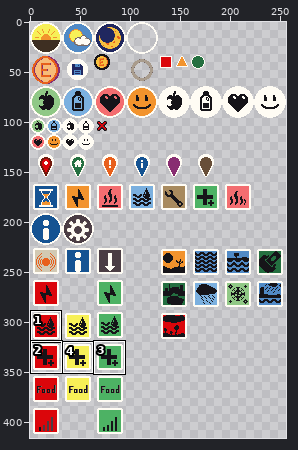
Pixel-art file -- godot/assets/GUI/icons/icons.aseprite. Above: a wide view before the commit, with the close-up outlined.
Close-up. Before the edit:
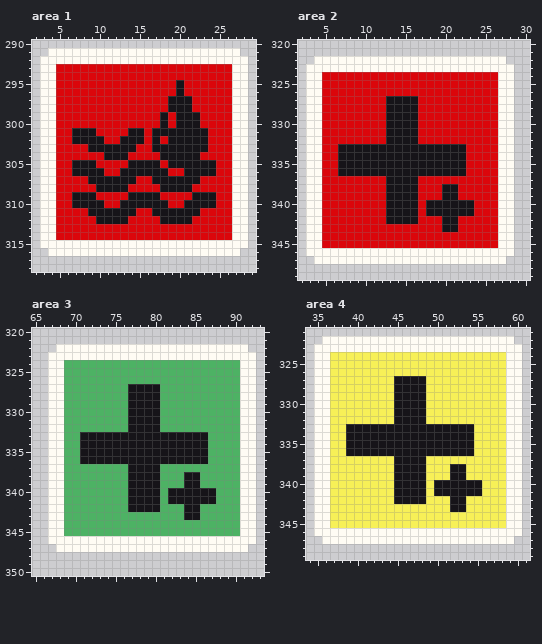
256x416 pixels, 1 frame. Shown: area 1: x 2..29, y 290..318; area 2: x 2..30, y 320..349; area 3: x 65..93, y 320..350; area 4: x 34..61, y 321..349. The commit also changed other parts of the picture, which this record leaves out.
Once edited:
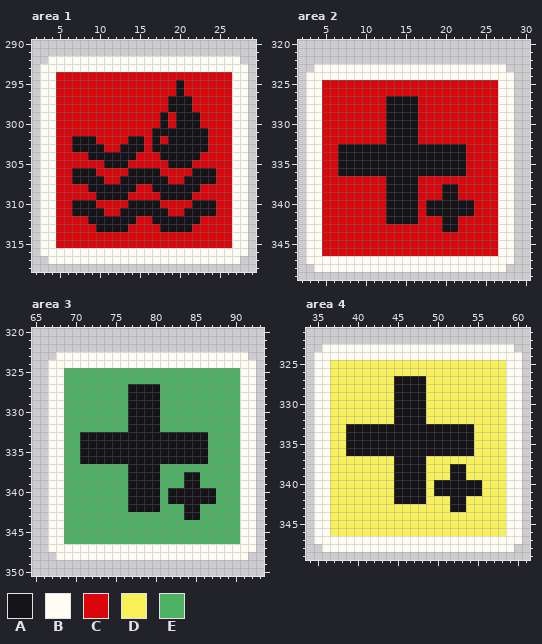
Palette (. is transparent): A #161419  B #fffcf4  C #db060b  D #f7f057  E #4db264
Changes in this commit:
Changed rows in their new state; - is an unchanged pixel.
Area 1, layer "BG":
first column x 3:
291 -........................-
292 .------------------------.
293 --BBBBBBBBBBBBBBBBBBBBBB--
first column x 3:
301 ----CCC----CC-------------
302 -------C--C---------------
303 ----AA--CC--A-------------
304 ------AA---A--------------
305 ----CCC-AAACCCC----CCC----
306 -------C--C----C--C-------
307 ----AA--CC--AA--CC--AA----
308 ------A----A--A----A------
309 ----CCCAAAACCCCAAAACCC----
310 -------C--C----C--C-------
311 ----AA--CC--AA--CC--AA----
312 ------A----A--A----A------
313 -------AAAA----AAAA-------
315 --CCCCCCCCCCCCCCCCCCCCCC--
316 B------------------------B
317 -BBBBBBBBBBBBBBBBBBBBBBBB-
Area 2, layer "BG":
first column x 3:
322 -........................-
323 .------------------------.
324 --BBBBBBBBBBBBBBBBBBBBBB--
first column x 3:
346 --CCCCCCCCCCCCCCCCCCCCCC--
347 B------------------------B
348 -BBBBBBBBBBBBBBBBBBBBBBBB-
Area 3, layer "BG":
first column x 67:
322 -........................-
323 .------------------------.
324 --BBBBBBBBBBBBBBBBBBBBBB--
first column x 67:
346 --EEEEEEEEEEEEEEEEEEEEEE--
347 B------------------------B
348 -BBBBBBBBBBBBBBBBBBBBBBBB-
Area 4, layer "BG":
first column x 35:
322 -........................-
323 .------------------------.
324 --BBBBBBBBBBBBBBBBBBBBBB--
first column x 35:
346 --DDDDDDDDDDDDDDDDDDDDDD--
347 B------------------------B
348 -BBBBBBBBBBBBBBBBBBBBBBBB-
Pixel boxes of the changes (left, top, right, bottom) in both close-ups:
changed: (40, 48, 248, 72)
changed: (40, 128, 248, 264)
changed: (306, 56, 514, 80)
changed: (306, 248, 514, 272)
changed: (48, 344, 256, 368)
changed: (48, 536, 256, 560)
changed: (314, 336, 522, 360)
changed: (314, 528, 522, 552)
